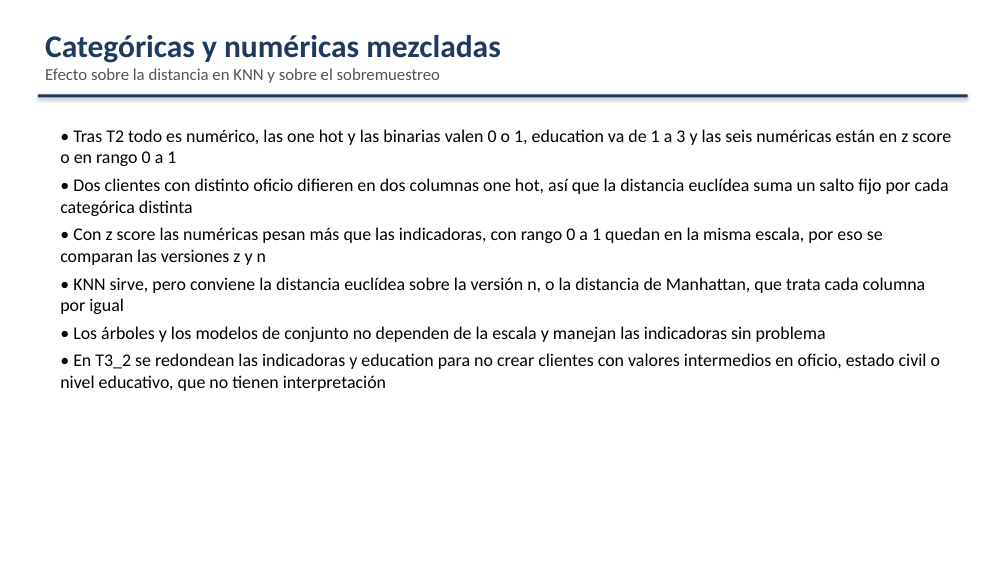
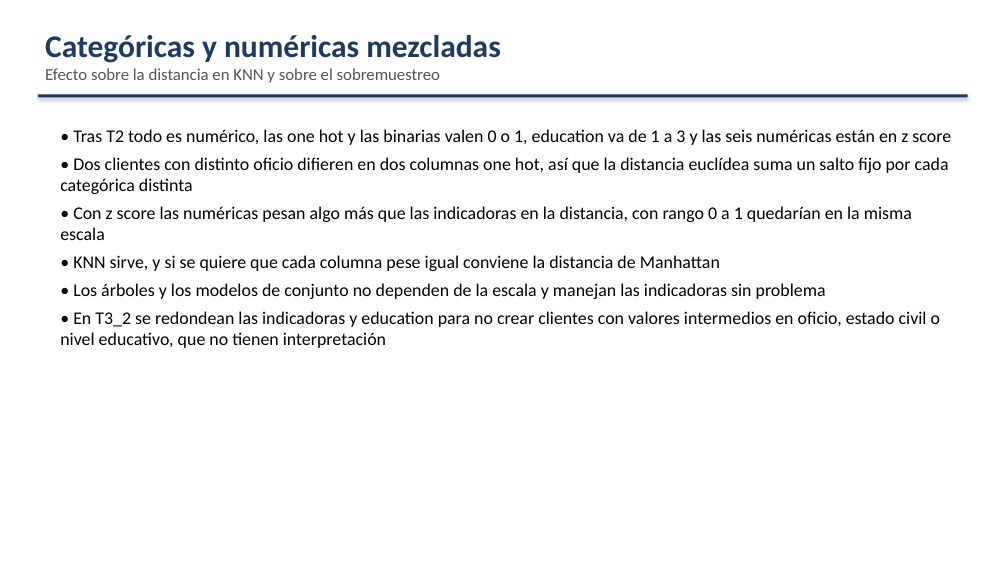
Before and after one commit to Checho019/maestria-inteligencia-computacional, a slide deck: slide 13 of Exposicion Bank/exposicion_bank.pptx. Drawn at 1008x567 pixels with LibreOffice and Linux fonts; fonts in the diff are those of the drawing. Boxes give left, top, right and bottom in pixels: in the first picture for what was removed or moved away, otherwise in the second. Text is boxed around its words. In the diff, an @@ line names an element or a change of style, - is before the commit and + after.

Commit message:
Exposicion Bank: una sola tabla por paso, T2 solo con z score

```diff
--- a/Exposicion Bank/exposicion_bank.pptx
+++ b/Exposicion Bank/exposicion_bank.pptx
@@ text at <box>73,129,951,145</box>: text changed @@
-• Tras T2 todo es numérico, las one hot y las binarias valen 0 o 1, education va de 1 a 3 y las seis numéricas están en z score o en rango 0 a 1
+• Tras T2 todo es numérico, las one hot y las binarias valen 0 o 1, education va de 1 a 3 y las seis numéricas están en z score
@@ text at <box>60,206,912,271</box>: text changed @@
-• Con z score las numéricas pesan más que las indicadoras, con rango 0 a 1 quedan en la misma escala, por eso se comparan las versiones z y n
-• KNN sirve, pero conviene la distancia euclídea sobre la versión n, o la distancia de Manhattan, que trata cada columna por igual
+• Con z score las numéricas pesan algo más que las indicadoras en la distancia, con rango 0 a 1 quedarían en la misma escala
+• KNN sirve, y si se quiere que cada columna pese igual conviene la distancia de Manhattan
```
Also in this commit, not shown: 6 other slides changed, 12 other files.
